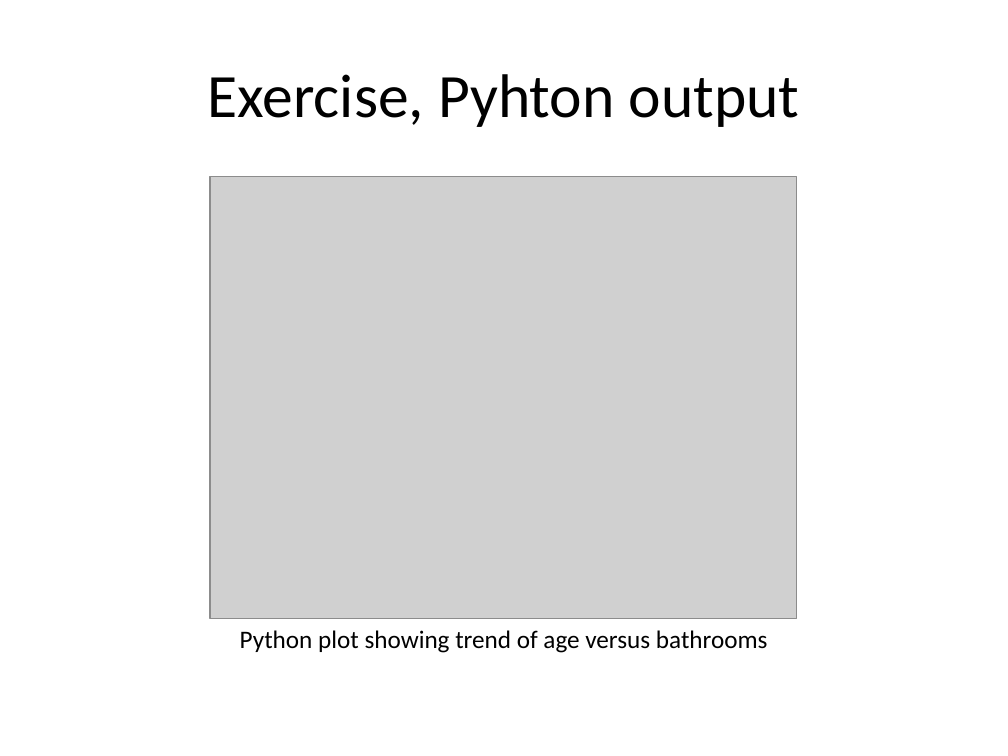
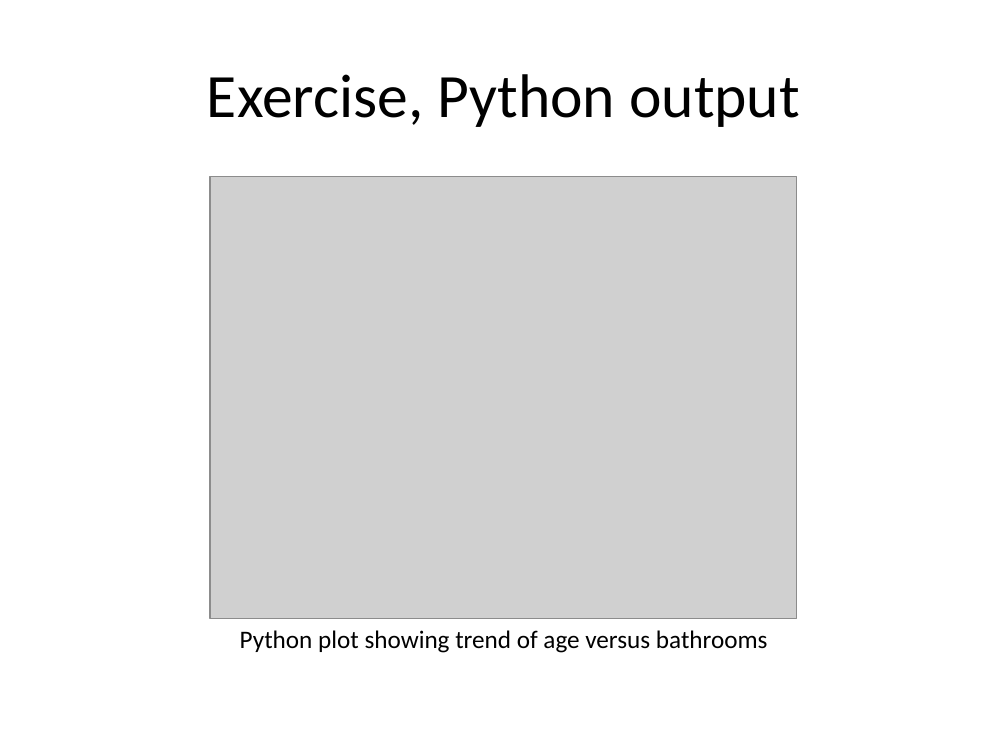
Before and after one commit to pmean/data-visualization, a slide deck: slide 67 of data-viz-03/src/complete-lecture-linegraphs.pptx. Drawn at 1008x756 pixels with LibreOffice and Linux fonts; fonts in the diff are those of the drawing; grey boxes stand for pictures. Boxes give left, top, right and bottom in pixels: in the first picture for what was removed or moved away, otherwise in the second. Text is boxed around its words. In the diff, an @@ line names an element or a change of style, - is before the commit and + after.

```diff
--- a/data-viz-03/src/complete-lecture-linegraphs.pptx
+++ b/data-viz-03/src/complete-lecture-linegraphs.pptx
@@ title at (207, 74, 800, 127): text changed @@
-Exercise, Pyhton output
+Exercise, Python output
```
Also in this commit, not shown: 8 other slides changed, 20 slides added, 5 slides removed, 7 other files.
